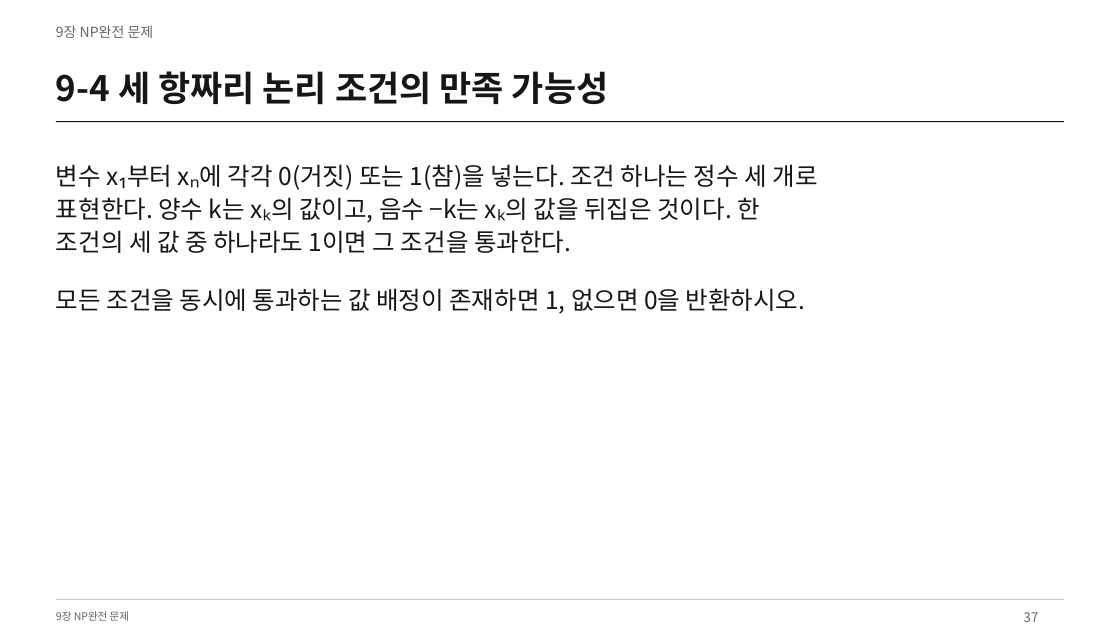
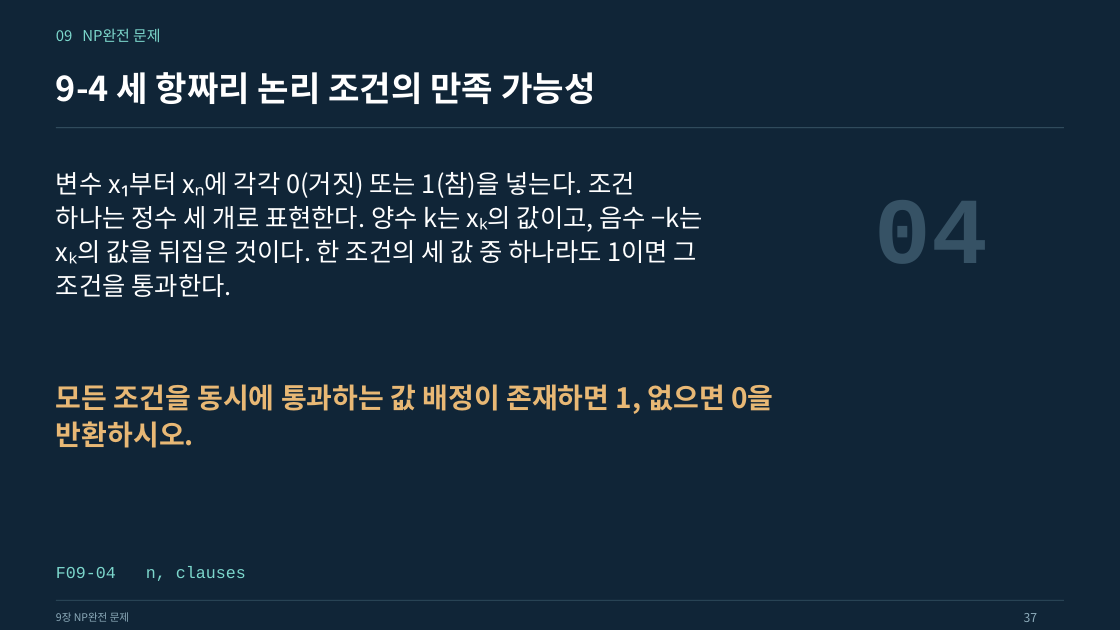
Before and after one commit to Sangdon-Park/Sangdon-Park.github.io, a slide deck: slide 37 of data/알고리즘/9장_NP완전_문제.pptx. Drawn at 1120x630 pixels with LibreOffice and Linux fonts; fonts in the diff are those of the drawing. Boxes give left, top, right and bottom in pixels: in the first picture for what was removed or moved away, otherwise in the second. Text is boxed around its words. In the diff, an @@ line names an element or a change of style, - is before the commit and + after.

Commit message:
style: redesign final lectures with visual examples and code emphasis

```diff
--- a/data/알고리즘/9장_NP완전_문제.pptx
+++ b/data/알고리즘/9장_NP완전_문제.pptx
@@ background #FFFFFF to #102537 @@
@@ text at [56,28,160,42]: text changed; size 12 to 12.8 pt; text colour #666666 to #7CD7CC @@
-9장 NP완전 문제
+09 NP완전 문제
@@ text "9-4 세 항짜리 논리 조건의 ..." at [56,72,595,104]: size 30 to 29.2 pt, text colour #161616 to #FFFFFF @@
@@ line moved from (56, 122) - (1065, 122) to (56, 128) - (1065, 128) @@
@@ line (56, 128) - (1065, 128): stroke #161616 0.75 pt to #426071 0.75 pt @@
@@ text at [56,172,703,297]: text changed; size 21 to 21.8 pt; text colour #161616 to #FFFFFF @@
-변수 x₁부터 xₙ에 각각 0(거짓) 또는 1(참)을 넣는다. 조건 하나는 정수 세 개로
-표현한다. 양수 k는 xₖ의 값이고, 음수 −k는 xₖ의 값을 뒤집은 것이다. 한
-조건의 세 값 중 하나라도 1이면 그 조건을 통과한다.
-모든 조건을 동시에 통과하는 값 배정이 존재하면 1, 없으면 0을 반환하시오.
+변수 x₁부터 xₙ에 각각 0(거짓) 또는 1(참)을 넣는다. 조건
+하나는 정수 세 개로 표현한다. 양수 k는 xₖ의 값이고, 음수 −k는
+xₖ의 값을 뒤집은 것이다. 한 조건의 세 값 중 하나라도 1이면 그
+조건을 통과한다.
@@ text added at [875,200,988,264], 81 pt, text #365265, bold @@
+04
@@ text added at [56,384,773,448], 24 pt, text #E8B875, bold @@
+모든 조건을 동시에 통과하는 값 배정이 존재하면 1, 없으면 0을
+반환하시오.
@@ text added at [56,566,246,581], 14.2 pt, text #7CD7CC @@
+F09-04 n, clauses
@@ text "9장 NP완전 문제" at [56,612,129,622]: text colour #666666 to #8CABBA @@
@@ line (56, 601) - (1065, 601): stroke #CDCDCD 0.75 pt to #365465 0.75 pt @@
@@ text "37" at [1024,613,1038,622]: size 11.2 to 10.5 pt, text colour #666666 to #8CABBA @@
```
Also in this commit, not shown: 49 other slides changed, 13 other files.
